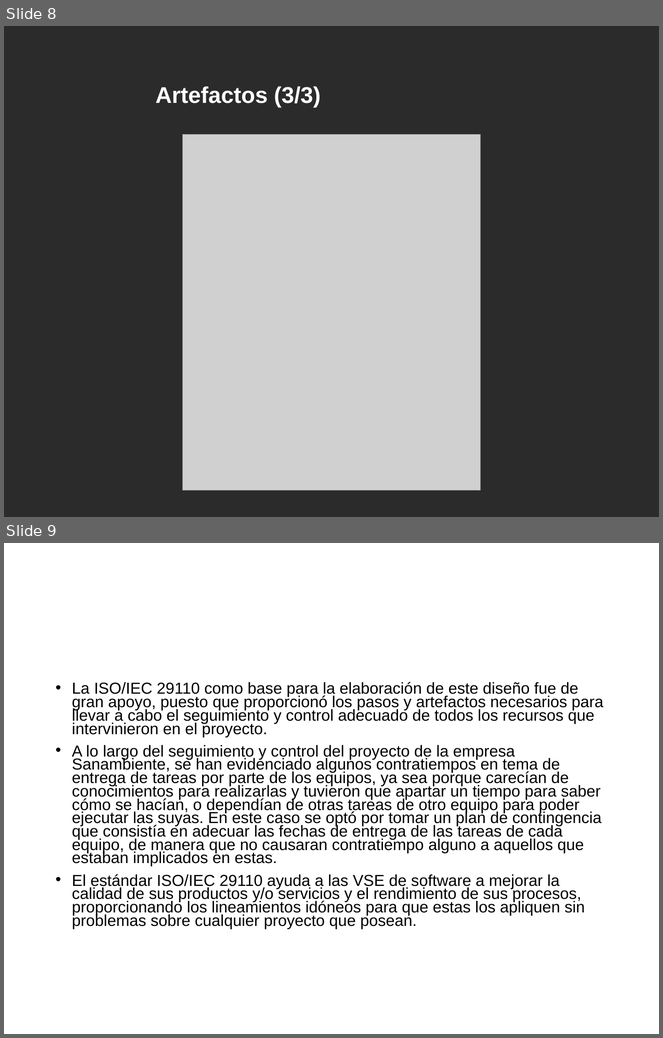
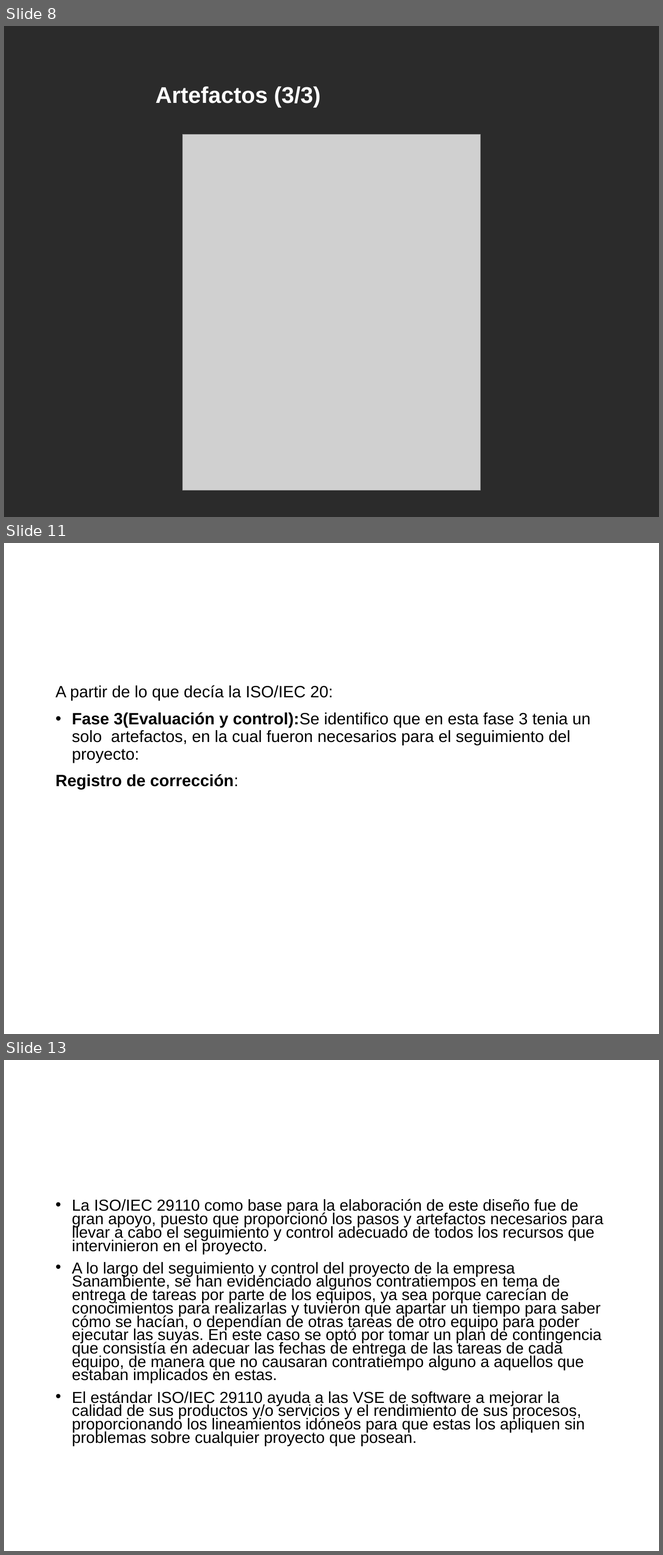
Before and after one commit to cristianpazu/Proyecto-Sanambiente, a slide deck: Documentos de ponencias en eventos y exposiciones/Presentación de la ISO-IEC 29110 a los nuevos integrantes/Exposición ISO-IEC 29110.pptx. Shown one above the other, each under a label of ours: slides 8 and 9 before the commit, slides 8, 11 and 13 after it; the slides between them are not shown. The pictures are 663x1038 and 663x1555 pixels, drawn with LibreOffice and Linux fonts; fonts in the diff are those of the drawing; grey boxes stand for pictures; background and template pictures are left out; a plain dark background stands for a picture behind light text. Boxes give left, top, right and bottom in pixels: in the first picture for what was removed or moved away, otherwise in the second. Text is boxed around its words. In the diff, an @@ line names an element or a change of style, - is before the commit and + after.

```diff
--- a/Documentos de ponencias en eventos y exposiciones/Presentación de la ISO-IEC 29110 a los nuevos integrantes/Exposición ISO-IEC 29110.pptx
+++ b/Documentos de ponencias en eventos y exposiciones/Presentación de la ISO-IEC 29110 a los nuevos integrantes/Exposición ISO-IEC 29110.pptx
@@ slide 11 added at <box>4,543,659,1034</box>, background picture (left out) @@
@@ title added at <box>152,585,642,640</box>, 25 pt, text #FFFFFF, bold @@
+Recomendaciones
@@ text added at <box>55,685,591,789</box>, 18 pt, text #000000 @@
+A partir de lo que decía la ISO/IEC 20:
+• Fase 3(Evaluación y control):Se identifico que en esta fase 3 tenia un solo artefactos, en la cual fueron necesarios para el seguimiento del proyecto:
+Registro de corrección:
@@ what was slide 9 is now slide 13 @@
```
Also in this commit, not shown: 1 slide changed, 3 other slides added.
